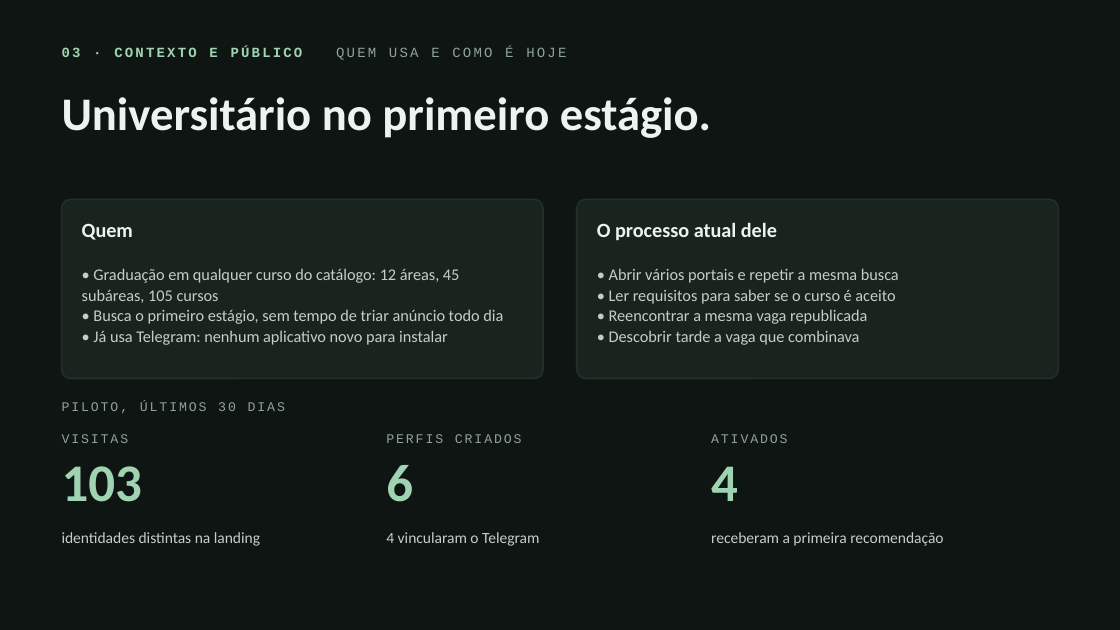
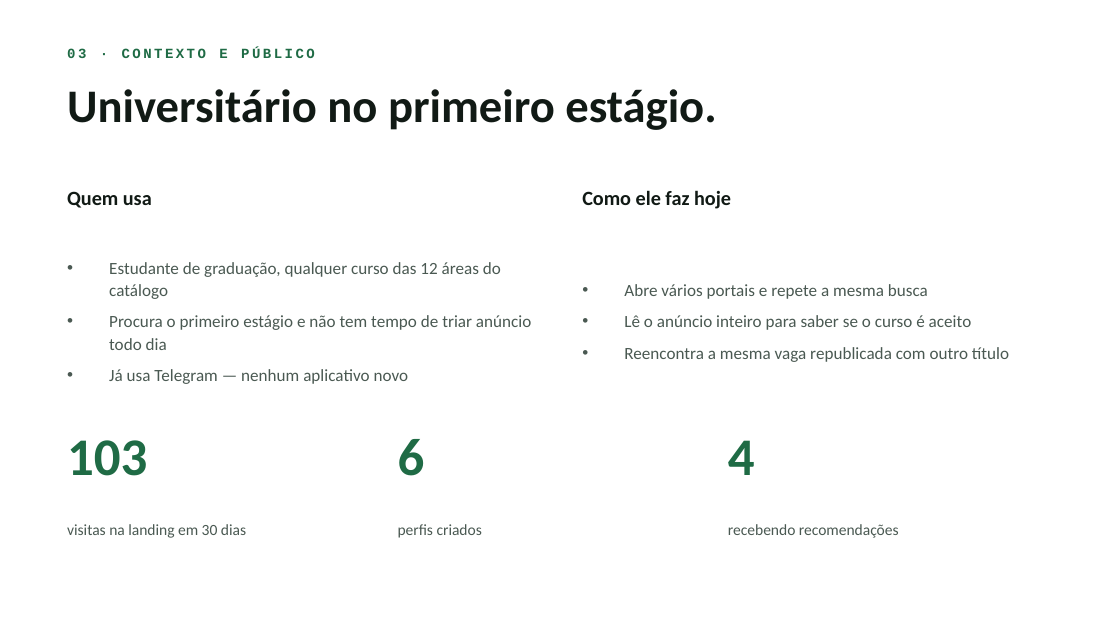
Before and after one commit to RadarEstagio/RadarEstagio, a slide deck: slide 3 of apresentacao/radar-de-estagio-pit.pptx. Drawn at 1120x630 pixels with LibreOffice and Linux fonts; fonts in the diff are those of the drawing. Boxes give left, top, right and bottom in pixels: in the first picture for what was removed or moved away, otherwise in the second. Text is boxed around its words. In the diff, an @@ line names an element or a change of style, - is before the commit and + after.

Commit message:
docs(apresentacao): refaz o pptx no tema claro, com notas do apresentador
Espelha o deck HTML: fundo branco, verde escuro como acento e o mesmo texto
enxuto. O que saiu dos slides foi para as notas de cada um, que é onde o
detalhe serve na hora de apresentar.

A altura do título passa a considerar a quebra de linha que o texto sofre na
largura do slide, não só as quebras escritas; sem isso o título de duas linhas
estourava a caixa. Mesma correção nos blocos e nas etapas do fluxo.

```diff
--- a/apresentacao/radar-de-estagio-pit.pptx
+++ b/apresentacao/radar-de-estagio-pit.pptx
@@ background #0F1512 to #FFFFFF @@
@@ text at (x1=67, y1=48, x2=315, y2=58): text changed; text colour #9FD3B2 to #1F6B45 @@
-03 · CONTEXTO E PÚBLICO QUEM USA E COMO É HOJE
+03 · CONTEXTO E PÚBLICO
@@ text "Universitário no primeiro estágio." at (x1=67, y1=89, x2=716, y2=130): text colour #EEF3EF to #111A15; line spacing 0.92 to 0.95 @@
@@ rounded rectangle removed at (x1=62, y1=199, x2=543, y2=379) @@
@@ text at (x1=67, y1=191, x2=152, y2=208): text changed; text colour #EEF3EF to #111A15 @@
-Quem
+Quem usa
@@ rounded rectangle removed at (x1=577, y1=199, x2=1058, y2=379) @@
@@ text added at (x1=582, y1=190, x2=731, y2=209), 13 pt, text #111A15, bold @@
+Como ele faz hoje
@@ text removed at (x1=597, y1=222, x2=777, y2=240) @@
-O processo atual dele
@@ text at (x1=109, y1=262, x2=531, y2=384): text changed; size 10.5 to 11 pt; text colour #C2CFC7 to #4A5952 @@
-• Graduação em qualquer curso do catálogo: 12 áreas, 45 subáreas, 105 cursos
-• Busca o primeiro estágio, sem tempo de triar anúncio todo dia
-• Já usa Telegram: nenhum aplicativo novo para instalar
+• Estudante de graduação, qualquer curso das 12 áreas do catálogo
+• Procura o primeiro estágio e não tem tempo de triar anúncio todo dia
+• Já usa Telegram — nenhum aplicativo novo
@@ text at (x1=624, y1=284, x2=1009, y2=362): text changed; size 10.5 to 11 pt; text colour #C2CFC7 to #4A5952 @@
-• Abrir vários portais e repetir a mesma busca
-• Ler requisitos para saber se o curso é aceito
-• Reencontrar a mesma vaga republicada
-• Descobrir tarde a vaga que combinava
+• Abre vários portais e repete a mesma busca
+• Lê o anúncio inteiro para saber se o curso é aceito
+• Reencontra a mesma vaga republicada com outro título
@@ text removed at (x1=62, y1=402, x2=285, y2=413) @@
-PILOTO, ÚLTIMOS 30 DIAS
@@ text removed at (x1=62, y1=434, x2=129, y2=443) @@
-VISITAS
@@ text "103" moved from (x1=62, y1=466, x2=142, y2=502) to (x1=67, y1=440, x2=147, y2=476) @@
@@ text "6" moved from (x1=386, y1=465, x2=413, y2=502) to (x1=398, y1=439, x2=425, y2=476) @@
@@ text removed at (x1=711, y1=434, x2=787, y2=443) @@
-ATIVADOS
@@ text colour #9FD3B2 to #1F6B45 in 3 elements at (x1=67, y1=440, x2=147, y2=476), (x1=398, y1=439, x2=425, y2=476), (x1=728, y1=440, x2=755, y2=475) @@
@@ text "4" moved from (x1=711, y1=466, x2=738, y2=501) to (x1=728, y1=440, x2=755, y2=475) @@
@@ text at (x1=67, y1=524, x2=246, y2=538): text changed; text colour #C2CFC7 to #4A5952 @@
-identidades distintas na landing
+visitas na landing em 30 dias
@@ text removed at (x1=386, y1=532, x2=539, y2=546) @@
-4 vincularam o Telegram
@@ text at (x1=398, y1=524, x2=482, y2=538): text changed; size 8.5 to 10 pt; font Courier New to Calibri; text colour #8FA298 to #4A5952 @@
-PERFIS CRIADOS
+perfis criados
@@ text removed at (x1=711, y1=532, x2=943, y2=546) @@
-receberam a primeira recomendação
@@ text added at (x1=728, y1=524, x2=899, y2=538), 10 pt, text #4A5952 @@
+recebendo recomendações
```
Also in this commit, not shown: 9 other slides changed, 1 other file.
